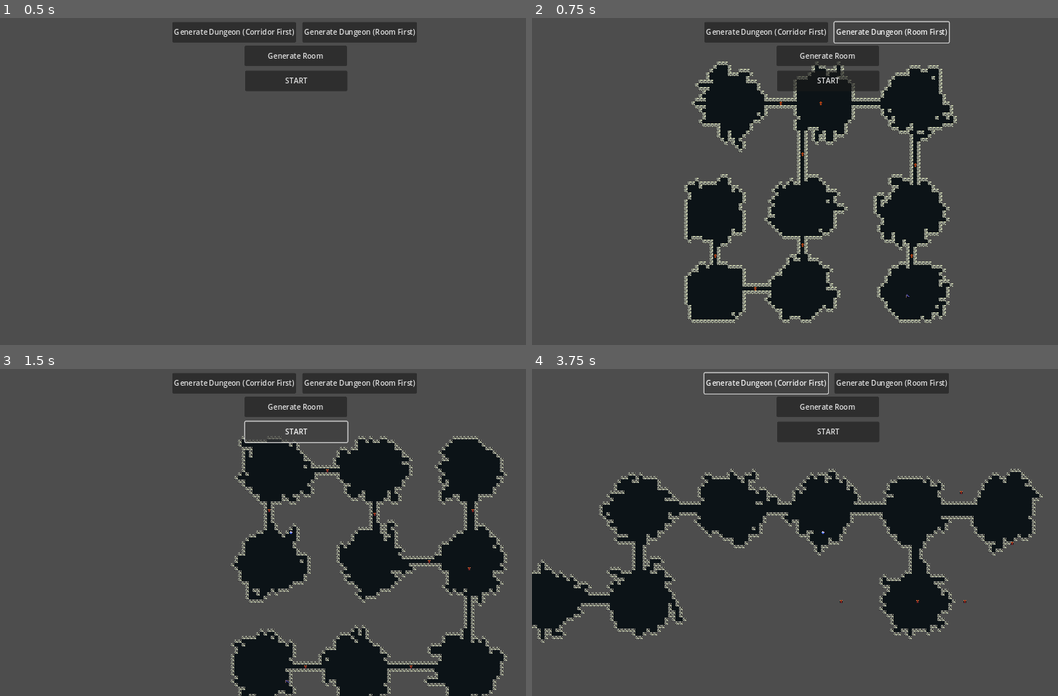
Above: before the commit, frames 1-4 (two rows, left to right).
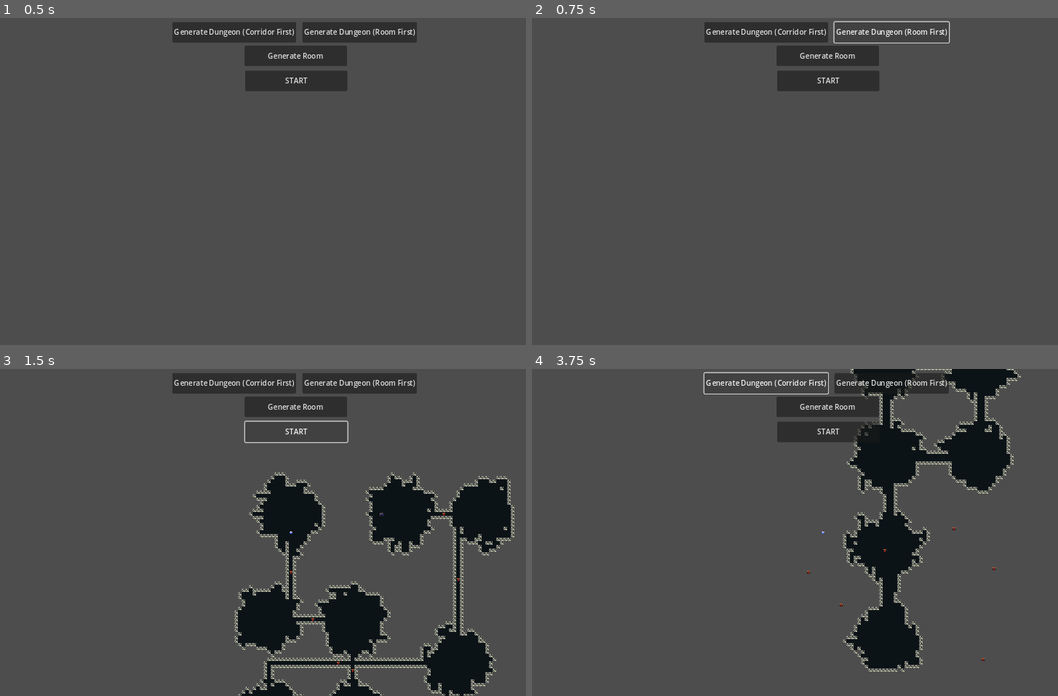
Above: after the commit, the same moments.

Repository: WizardsNStuff/Zealot-of-Wanderlust
Game: Godot game, scene res://Proc Gen/proc_gen.tscn
The game is run twice, just before and just after one commit, with the same random seed, the same clock (stepped at 60 frames per second) and the same inputs. This scene is started directly instead of the project's main scene.
Inputs:
- Up to frame 1 (0.5 s): no input
- Up to frame 2 (0.75 s): click "Generate Dungeon (Room First)" at 0.5 s
- Up to frame 3 (1.5 s): click "START" at 1.25 s
- Up to frame 4 (3.75 s): click "START" at 2 s; click "Generate Room" at 2.75 s; click "Generate Dungeon (Corridor Fi…" at 3.5 s

Frame 1 is identical in both runs. In frame 2, 21% of the frame differs, in the area x 28-81%, y 13-94%; in frame 3, 24%; in frame 4, 29%, in the area x 0-98%, y 0-93%.

Commit message:
chaning room generation logic

Diff:
--- a/zealot-of-wanderlust/Proc Gen/proc_gen_controller.gd
+++ b/zealot-of-wanderlust/Proc Gen/proc_gen_controller.gd
@@ -489,8 +489,12 @@
 		proc_gen_data.min_room_height
 		)
 
-
-
+	print(new_rooms_list)
+
+	var roooooms : Array[AABB] = []
+	for node in new_rooms_list:
+		var room = AABB(Vector3i(node.room.position.x, node.room.position.y, 0), Vector3i(node.room.size.x, node.room.size.y, 0))
+		roooooms.append(room)
 	#var new_room_list = []
 	#for room in rooms_list:
 		#var rect = Rect2(Vector2i(room.position.x, room.position.y), Vector2i(room.size.x, room.size.y))
@@ -505,7 +509,7 @@
 	if (proc_gen_data.random_walk_room):
 		# generate rooms using a random walk algorithm
 		# the room data is populated in the 'rooms_dict_array' for further processing
-		create_random_walk_rooms(rooms_list, rooms_dict_array, floor_tiles)
+		create_random_walk_rooms(roooooms, rooms_dict_array, floor_tiles)
 	else:
 		# create simple rooms by converting the AABB rooms into floor tiles stored in a dictionary
 		floor_tiles = create_simple_rooms(rooms_list)
@@ -670,7 +674,7 @@
 		room_centers.append(room_dict["center"])
 
 	# pick a random room center to start with
-	var current_room_center : Vector2i = room_centers.pick_random()
+	var current_room_center : Vector2i = room_centers[0]
 
 	# mark the starting room
 	for room_dict in rooms_dict_array:
@@ -872,253 +876,6 @@
 
 	return rooms_list
 
-func bsp_new(space_to_split : Rect2, min_room_width: int, min_room_height: int):
-	var rooms_list : Array[BSPNode] = []
-
-	var root = BSPNode.new(space_to_split)
-
-	split(root, rooms_list, min_room_width, min_room_height)
-
-	print(rooms_list, "\n")
-
-	#level_order_traversal(root)
-
-	var result = levelOrder(root)
-
-	for level in result:
-		for val in level:
-			print(val)
-		print()
-	#print(rooms_list)
-	#for node in rooms_list:
-		#print(node.room, " left ", node.left, " right ", node.right)
-
-func level_order_traversal(root: BSPNode):
-	if root == null:
-		return
-
-	# Initialize a queue with the root node
-	var queue = []
-	var node
-	queue.append(root)
-
-	# While there are nodes in the queue
-	while queue.size() > 0:
-	# Pop the first node from the queue
-		node = queue.pop_front()
-		#print("(", node.room.position.x, ",", node.room.position.y, ")")
-		print(node.room)
-
-		# Add the left child to the queue if it exists
-		if node.left != null:
-			queue.append(node.left)
-
-		# Add the right child to the queue if it exists
-		if node.right != null:
-			queue.append(node.right)
-
-func height(node):
-	if node == null:
-		return 0
-	else:
-
-		# compute the height of each subtree
-		var lheight = height(node.left)
-		var rheight = height(node.right)
-
-		# use the larger one
-		return (lheight + 1) if lheight > rheight else (rheight + 1)
-
-func printGivenLevel(root, level, levelNodes):
-	if root == null:
-		return
-	if level == 1:
-		levelNodes.append(root.room)
-	elif level > 1:
-		printGivenLevel(root.left, level - 1, levelNodes)
-		printGivenLevel(root.right, level - 1, levelNodes)
-
-func levelOrder(root):
-	var result = []
-	var h = height(root)
-	for i in range(1, h + 1):
-		var levelNodes = []
-		printGivenLevel(root, i, levelNodes)
-		result.append(levelNodes)
-	return result
-
-func split(node, rooms_list, min_room_width, min_room_height):
-	var px : int = node.room.position.x
-	var py : int = node.room.position.y
-	var sx : int = node.room.size.x
-	var sy : int = node.room.size.y
-
-	var split : float
-	var room_1_rect : Rect2
-	var room_2_rect : Rect2
-	var room_1 : BSPNode
-	var room_2 : BSPNode
-
-	if (sx < min_room_width) && (sy < min_room_height):
-		rooms_list.append(node)
-		return
-
-	var random_split : float = randf() >= 0.5
-
-	if random_split && sy >= (min_room_height * 2):
-		# split horizontal
-
-		if proc_gen_data.bsp_random_splits == true:
-			split = randf_range(1, sy)
-		else:
-			split = randi_range(min_room_height, sy - min_room_height)
-
-		room_1_rect = Rect2(node.room.position, Vector2i(sx, split))
-		room_2_rect = Rect2(Vector2i(px, py + split), Vector2i(sx, sy - split))
-
-	elif sx >= (min_room_width * 2):
-		# split vertical
-
-		if proc_gen_data.bsp_random_splits == true:
-			split = randf_range(1, sx)
-		else:
-			split = randi_range(min_room_width, sx - min_room_width)
-
-		room_1_rect = Rect2(node.room.position, Vector2i(split, sy))
-		room_2_rect = Rect2(Vector2i(px + split, py), Vector2i(sx - split, sy))
-
-	else:
-		rooms_list.append(node)
-		return
-
-	if (node.left == null):
-		node.left = BSPNode.new(room_1_rect)
-	if (node.right == null):
-		node.right = BSPNode.new(room_2_rect)
-
-	split(node.left, rooms_list, min_room_width, min_room_height)
-	split(node.right, rooms_list, min_room_width, min_room_height)
-
-class BSPNode:
-	var left: BSPNode
-	var right: BSPNode
-	var room: Rect2  # The boundaries of the room
-	#var is_leaf: bool = true
-
-	func _init(room: Rect2):
-		self.room = room
-
-
-func split_room(room, rooms_list, min_room_width, min_room_height):
-	var px : int = room.position.x
-	var py : int = room.position.y
-	var sx : int = room.size.x
-	var sy : int = room.size.y
-
-	var split : float
-	var room_1 : AABB
-	var room_2 : AABB
-
-	if (sx < min_room_width) && (sy < min_room_height):
-		rooms_list.append(room)
-		return
-
-	var random_split : float = randf() >= 0.5
-
-	if random_split && sy >= (min_room_height * 2):
-		# split horizontal
-
-		if proc_gen_data.bsp_random_splits == true:
-			split = randf_range(1, sy)
-		else:
-			split = randi_range(min_room_height, sy - min_room_height)
-
-		room_1 = AABB(room.position, Vector3i(sx, split, 0))
-		room_2 = AABB(Vector3i(px, py + split, 0), Vector3i(sx, sy - split, 0))
-
-	elif sx >= (min_room_width * 2):
-		# split vertical
-
-		if proc_gen_data.bsp_random_splits == true:
-			split = randf_range(1, sx)
-		else:
-			split = randi_range(min_room_width, sx - min_room_width)
-
-		room_1 = AABB(room.position, Vector3i(split, sy, 0))
-		room_2 = AABB(Vector3i(px + split, py, 0), Vector3i(sx - split, sy, 0))
-
-	else:
-		rooms_list.append(room)
-		return
-
-	split_room(room_1, rooms_list, min_room_width, min_room_height)
-	split_room(room_2, rooms_list, min_room_width, min_room_height)
-
-# creates a diagonal corridor between two points using Bresenham's line algorithm
-# the corridor is represented as a dictionary where the keys are positions (Vector2i)
-# that form a path from the start to the end position
-func create_diagnol_corridor(start_position : Vector2i, end_position : Vector2i) -> Dictionary:
-	# dictionary to hold the positions that make up the corridor
-	var corridor : Dictionary = {}
-
-	# get the x and y coordinates from start and end positions
-	var x0 : int = start_position.x
-	var y0 : int = start_position.y
-	var x1 : int = end_position.x
-	var y1 : int = end_position.y
-
-	# calculate differences in x and y direction
-	var dx : int = abs(x1-x0)
-	var dy : int = abs(y1-y0)
-
-	# determine the step direction for x and y (whether to increment or decrement)
-	var sx : int
-	var sy : int
-
-	# set x direction step: -1 if moving left, 1 if moving right
-	if x0 > x1:
-		sx = -1
-	else:
-		sx = 1
-
-	# set y direction step: -1 if moving up, 1 if moving down
-	if y0 > y1:
-		sy = -1
-	else:
-		sy = 1
-
-	# initial error term for Bresenham's algorithm (difference between x and y)
-	var err : int = dx-dy
-
-	# loop until the current position matches the end position
-	while true:
-		# mark the current position in the corridor dictionary
-		corridor[Vector2i(x0,y0)] = null
-
-		# break the loop once the start and end positions match
-		if x0 == x1 and y0 == y1:
-			break
-
-		# calculate a temporary error term to adjust movement direction
-		var e2 : int = 2 * err
-
-		# move horizontally if necessary
-		if e2 > -dy:
-			# adjust the error term for horizontal movement
-			err -= dy
-			# adjust x-coordinate based on the step direction
-			x0 += sx
-
-		# move vertically if necessary
-		if e2 < dx:
-			# adjust the error term for vertical movement
-			err += dx
-			# adjust y-coordinate based on the step direction
-			y0 += sy
-
-	# return the dictionary containing all the positions of the diagonal corridor
-	return corridor
-
 func start_level() -> void:
 	var rooms_dict_array : Array[Dictionary] = room_first_generation()
 	for room_dict in rooms_dict_array:
@@ -1129,3 +886,402 @@
 			player.position = current_tile_global_position
 			player.visible = true
 			break
+
+func split_room(room, rooms_list, min_room_width, min_room_height):
+	var px : int = room.position.x
+	var py : int = room.position.y
+	var sx : int = room.size.x
+	var sy : int = room.size.y
+
+	var split : float
+	var room_1 : AABB
+	var room_2 : AABB
+
+	if (sx < min_room_width) && (sy < min_room_height):
+		rooms_list.append(room)
+		return
+
+	var random_split : float = randf() >= 0.5
+
+	if random_split && sy >= (min_room_height * 2):
+		# split horizontal
+
+		if proc_gen_data.bsp_random_splits == true:
+			split = randf_range(1, sy)
+		else:
+			split = randi_range(min_room_height, sy - min_room_height)
+
+		room_1 = AABB(room.position, Vector3i(sx, split, 0))
+		room_2 = AABB(Vector3i(px, py + split, 0), Vector3i(sx, sy - split, 0))
+
+	elif sx >= (min_room_width * 2):
+		# split vertical
+
+		if proc_gen_data.bsp_random_splits == true:
+			split = randf_range(1, sx)
+		else:
+			split = randi_range(min_room_width, sx - min_room_width)
+
+		room_1 = AABB(room.position, Vector3i(split, sy, 0))
+		room_2 = AABB(Vector3i(px + split, py, 0), Vector3i(sx - split, sy, 0))
+
+	else:
+		rooms_list.append(room)
+		return
+
+	split_room(room_1, rooms_list, min_room_width, min_room_height)
+	split_room(room_2, rooms_list, min_room_width, min_room_height)
+
+# creates a diagonal corridor between two points using Bresenham's line algorithm
+# the corridor is represented as a dictionary where the keys are positions (Vector2i)
+# that form a path from the start to the end position
+func create_diagnol_corridor(start_position : Vector2i, end_position : Vector2i) -> Dictionary:
+	# dictionary to hold the positions that make up the corridor
+	var corridor : Dictionary = {}
+
+	# get the x and y coordinates from start and end positions
+	var x0 : int = start_position.x
+	var y0 : int = start_position.y
+	var x1 : int = end_position.x
+	var y1 : int = end_position.y
+
+	# calculate differences in x and y direction
+	var dx : int = abs(x1-x0)
+	var dy : int = abs(y1-y0)
+
+	# determine the step direction for x and y (whether to increment or decrement)
+	var sx : int
+	var sy : int
+
+	# set x direction step: -1 if moving left, 1 if moving right
+	if x0 > x1:
+		sx = -1
+	else:
+		sx = 1
+
+	# set y direction step: -1 if moving up, 1 if moving down
+	if y0 > y1:
+		sy = -1
+	else:
+		sy = 1
+
+	# initial error term for Bresenham's algorithm (difference between x and y)
+	var err : int = dx-dy
+
+	# loop until the current position matches the end position
+	while true:
+		# mark the current position in the corridor dictionary
+		corridor[Vector2i(x0,y0)] = null
+
+		# break the loop once the start and end positions match
+		if x0 == x1 and y0 == y1:
+			break
+
+		# calculate a temporary error term to adjust movement direction
+		var e2 : int = 2 * err
+
+		# move horizontally if necessary
+		if e2 > -dy:
+			# adjust the error term for horizontal movement
+			err -= dy
+			# adjust x-coordinate based on the step direction
+			x0 += sx
+
+		# move vertically if necessary
+		if e2 < dx:
+			# adjust the error term for vertical movement
+			err += dx
+			# adjust y-coordinate based on the step direction
+			y0 += sy
+
+	# return the dictionary containing all the positions of the diagonal corridor
+	return corridor
+
+
+
+
+
+func bsp_new(space_to_split : Rect2, min_room_width: int, min_room_height: int):
+	var rooms_list : Array[RoomNode] = []
+
+	var root = RoomNode.new(space_to_split)
+
+	split(root, rooms_list, min_room_width, min_room_height)
+
+	print(rooms_list, "\n")
+
+	var leaves = []
+	collect_leaf_nodes_level_order(root, leaves)
+
+	return leaves
+
+	#level_order_traversal(root)
+
+	#var result = levelOrder(root)
+
+	#for level in result:
+		#for node in level:
+			#print(node, " ", node.is_leaf)
+		#print()
+
+	#print(rooms_list)
+	#for node in rooms_list:
+		#print(node.room, " left ", node.left, " right ", node.right)
+
+func collect_leaf_nodes_level_order(root, leaves):
+	if root == null:
+		return
+	if root.left == null && root.right == null:
+		leaves.append(root)
+		return
+	else:
+		collect_leaf_nodes_level_order(root.left, leaves)
+		collect_leaf_nodes_level_order(root.right, leaves)
+
+func collect_leaf_nodes_DFS(root, leaves):
+	if root == null:
+		return
+	if root.left == null && root.right == null:
+		leaves.append(root)
+		return
+
+	if root.left != null:
+		collect_leaf_nodes_DFS(root.left, leaves)
+	if root.right != null:
+		collect_leaf_nodes_DFS(root.right, leaves)
+
+func level_order_traversal(root: RoomNode):
+	if root == null:
+		return
+
+	# Initialize a queue with the root node
+	var queue = []
+	var node
+	queue.append(root)
+
+	# While there are nodes in the queue
+	while queue.size() > 0:
+	# Pop the first node from the queue
+		node = queue.pop_front()
+		#print("(", node.room.position.x, ",", node.room.position.y, ")")
+		print(node.room)
+
+		# Add the left child to the queue if it exists
+		if node.left != null:
+			queue.append(node.left)
+
+		# Add the right child to the queue if it exists
+		if node.right != null:
+			queue.append(node.right)
+
+func height(node):
+	if node == null:
+		return 0
+	else:
+
+		# compute the height of each subtree
+		var lheight = height(node.left)
+		var rheight = height(node.right)
+
+		# use the larger one
+		return (lheight + 1) if lheight > rheight else (rheight + 1)
+
+func get_given_level(root, level, levelNodes):
+	if root == null:
+		return
+	if level == 1:
+		levelNodes.append(root)
+	elif level > 1:
+		get_given_level(root.left, level - 1, levelNodes)
+		get_given_level(root.right, level - 1, levelNodes)
+
+func levelOrder(root):
+	var result = []
+	var h = height(root)
+	for i in range(1, h + 1):
+		var levelNodes = []
+		get_given_level(root, i, levelNodes)
+		result.append(levelNodes)
+	return result
+
+func split(node, rooms_list, min_room_width, min_room_height):
+	var px : int = node.room.position.x
+	var py : int = node.room.position.y
+	var sx : int = node.room.size.x
+	var sy : int = node.room.size.y
+
+	var split : float
+	var room_1_rect : Rect2
+	var room_2_rect : Rect2
+	var room_1 : RoomNode
+	var room_2 : RoomNode
+
+	if (sx < min_room_width) && (sy < min_room_height):
+		node.is_leaf = true
+		rooms_list.append(node)
+		return
+
+	var random_split : float = randf() >= 0.5
+
+	if random_split && sy >= (min_room_height * 2):
+		# split horizontal
+
+		if proc_gen_data.bsp_random_splits == true:
+			split = randf_range(1, sy)
+		else:
+			split = randi_range(min_room_height, sy - min_room_height)
+
+		room_1_rect = Rect2(node.room.position, Vector2i(sx, split))
+		room_2_rect = Rect2(Vector2i(px, py + split), Vector2i(sx, sy - split))
+
+	elif sx >= (min_room_width * 2):
+		# split vertical
+
+		if proc_gen_data.bsp_random_splits == true:
+			split = randf_range(1, sx)
+		else:
+			split = randi_range(min_room_width, sx - min_room_width)
+
+		room_1_rect = Rect2(node.room.position, Vector2i(split, sy))
+		room_2_rect = Rect2(Vector2i(px + split, py), Vector2i(sx - split, sy))
+
+	else:
+		rooms_list.append(node)
+		node.is_leaf = true
+		return
+
+	if (node.left == null):
+		node.left = RoomNode.new(room_1_rect)
+	if (node.right == null):
+		node.right = RoomNode.new(room_2_rect)
+
+	split(node.left, rooms_list, min_room_width, min_room_height)
+	split(node.right, rooms_list, min_room_width, min_room_height)
+
+class RoomNode:
+	var left : RoomNode = null
+	var right : RoomNode = null
+	var room : Rect2 = Rect2()
+	var is_leaf : bool = false
+	var center : Vector2i = Vector2i()
+	var room_tiles : Dictionary = {}
+	var outgoing_corridor : Array = []
+	var incoming_corridor : Array = []
+	var room_type = null
+	var next_room : RoomNode = null
+	var prev_room : RoomNode = null
+	var is_entrance : bool = false
+	var has_exit : bool = false
+
+	func _init(room : Rect2):
+		self.room = room
+
+
+func room_first_gen():
+	clear_tiles(floor_tilemap_layer)
+	clear_tiles(wall_tilemap_layer)
+	clear_tiles(staircase_tilemap_layer)
+	clear_tiles(door_tilemap_layer)
+
+	var rooms_dict_array : Array[RoomNode] = []
+
+	# offset the dungeon's origin is by half its width and height to ensure
+	# the entire dungeon it is center aligned
+	var room_start_position : Vector2i = Vector2i(-proc_gen_data.dungeon_width / 2, -proc_gen_data.dungeon_height / 2)
+
+	var room_nodes = bsp_new(
+		Rect2(Vector2i(room_start_position.x, room_start_position.y), Vector2i(proc_gen_data.dungeon_width, proc_gen_data.dungeon_height)),
+		proc_gen_data.min_room_width,
+		proc_gen_data.min_room_height
+		)
+
+	for room in room_nodes:
+		print(room)
+
+	#var roooooms : Array[AABB] = []
+	#for node in new_rooms_list:
+		#var room = AABB(Vector3i(node.room.position.x, node.room.position.y, 0), Vector3i(node.room.size.x, node.room.size.y, 0))
+		#roooooms.append(room)
+	##var new_room_list = []
+	##for room in rooms_list:
+		##var rect = Rect2(Vector2i(room.position.x, room.position.y), Vector2i(room.size.x, room.size.y))
+		##new_room_list.append(rect)
+		##
+	##print(new_room_list)
+#
+	## dictionary to hold the floor tiles for the generated rooms
+	#var floor_tiles : Dictionary = {}
+#
+	## check if random walk room generation is enabled
+	#if (proc_gen_data.random_walk_room):
+		## generate rooms using a random walk algorithm
+		## the room data is populated in the 'rooms_dict_array' for further processing
+		#create_random_walk_rooms(roooooms, rooms_dict_array, floor_tiles)
+	#else:
+		## create simple rooms by converting the AABB rooms into floor tiles stored in a dictionary
+		#floor_tiles = create_simple_rooms(rooms_list)
+#
+	## finds the closest room center and creates corridors between them
+	## store all the resulting corridor tiles in a dictionary for later use
+	#var corridors : Dictionary = connect_rooms(rooms_dict_array)
+#
+	## merge the corridor tiles into the floor tiles dictionary
+	#floor_tiles.merge(corridors)
+#
+	## get the atlas ID for the floor tilemap layer
+	#var floor_atlas_id : int = floor_tilemap_layer.atlas_id
+	## get the position of the base corridor floor tile in the atlas
+	#var corridor_tile_pos : Vector2i = floor_tilemap_layer.base_corridor_floor_tile_atlas_position
+#
+	## get the atlas ID for the wall tilemap layer
+	#var wall_atlas_id : int = wall_tilemap_layer.atlas_id
+	## get the position of the base corridor wall tile in the atlas
+	#var corridor_wall_tile_pos : Vector2i = wall_tilemap_layer.base_corridor_wall_tile_atlas_position
+#
+	## paint the floor tiles
+	#paint_tiles(floor_tiles, floor_tilemap_layer, floor_atlas_id, corridor_tile_pos)
+	## create walls around the corridors using the positions stored in floor_positions
+	#create_walls(floor_tiles, wall_tilemap_layer, wall_atlas_id, corridor_wall_tile_pos)
+#
+	## get the dictionary containing all the data for the exit room
+	#var exit_room : Dictionary = get_exit_room_dict(rooms_dict_array)
+#
+	## add one staircase to the exit room at a random position
+	#add_tile_at_random_positions(
+		#exit_room["floor_positions"],
+		#1,
+		#staircase_tilemap_layer,
+		#staircase_tilemap_layer.atlas_id,
+		#staircase_tilemap_layer.upward_staircase_tile_atlas_position
+	#)
+#
+	#for room_dict in rooms_dict_array:
+		#if room_dict.has("outgoing_corridor") && room_dict["outgoing_corridor"] != null:
+			#var outgoing_corridor : Array = room_dict["outgoing_corridor"]
+			#var door_position  : Vector2i
+			#var current_floor : Dictionary = room_dict["floor_positions"]
+			#var next_floor : Dictionary = {}
+			#var next_center = room_dict["next_room"]
+			#var corridor_exclusive_tiles : Array = []
+			#for room_dict_i in rooms_dict_array:
+				#if room_dict_i["center"] == next_center:
+					#next_floor = room_dict_i["floor_positions"]
+#
+			##print(room_dict["floor_positions"].keys())
+#
+			#for position in outgoing_corridor:
+				#if !current_floor.keys().has(position) && !next_floor.keys().has(position):
+					#corridor_exclusive_tiles.append(position)
+#
+			##print(corridor_exclusive_tiles, "\n")
+#
+			#door_position = corridor_exclusive_tiles[corridor_exclusive_tiles.size() / 2]
+			#paint_single_tile(door_tilemap_layer, door_tilemap_layer.atlas_id, door_position, door_tilemap_layer.door_tile_atlas_position)
+#
+			##for position in outgoing_corridor:
+				##if !room_dict["floor_positions"].keys().has(position):
+					##door_position = position
+					##paint_single_tile(door_tilemap_layer, door_tilemap_layer.atlas_id, door_position, door_tilemap_layer.door_tile_atlas_position)
+					##break
+
+	#return rooms_dict_array
--- a/zealot-of-wanderlust/Proc Gen/proc_gen_view.gd
+++ b/zealot-of-wanderlust/Proc Gen/proc_gen_view.gd
@@ -10,7 +10,7 @@
 func _ready() -> void:
 	gen_room_btn.pressed.connect(proc_gen_controller.run_proc_gen)
 	corridor_first_btn.pressed.connect(proc_gen_controller.corridor_first_generation)
-	room_first_btn.pressed.connect(proc_gen_controller.room_first_generation)
+	room_first_btn.pressed.connect(proc_gen_controller.room_first_gen)
 	start_btn.pressed.connect(proc_gen_controller.start_level)
 
 
